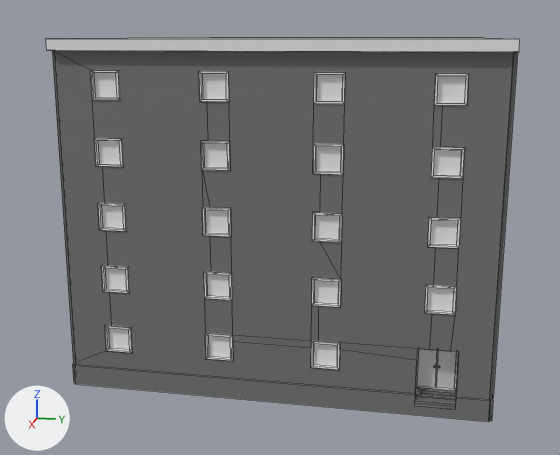
An edit to the FBX model OSB3D/Assets/Prefabs/Import/Buildings/BR20_F05_06.fbx, drawn before and after from the same camera.
Both versions are drawn from a 50 mm lens placed at (85.2, 14.4, 16.6), pointed at (41.0, 5.6, 5.6). Lighting does not change. The marker at lower left points along +X, +Y and +Z. Mesh edges are drawn as thin lines. Where no turn or scale is listed for an object, it has been applied to the vertices.

Objects in the first picture: 'BR20_F05_06'.
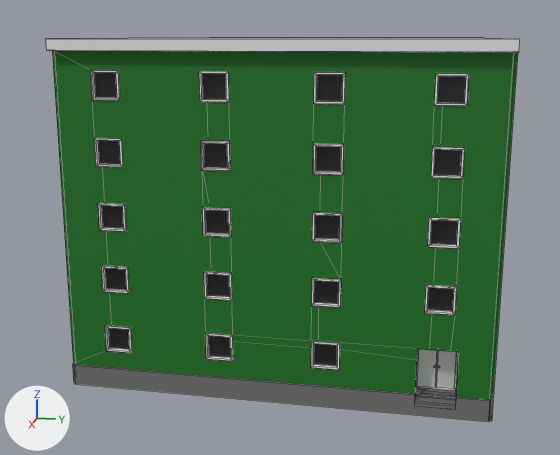
What differs and where, as boxes [x1, y1, x2, y2] in the pictures (560 x 455 px):
'BR20_F05_06', recoloured (grey to green)
    both: [51, 48, 519, 402]

The change in detail:
Material 'Facade.007' (mat_facade_007) changes colour from grey #727272 to dark green #13721d; in linear values from (0.168, 0.168, 0.168) to (0.00651, 0.168, 0.0126).
Material 'WindowGlass.007' (mat_windowglass_007) changes colour from white #e7e7e7 to black #171717; in linear values from (0.8, 0.8, 0.8) to (0.00867, 0.00867, 0.00867).
